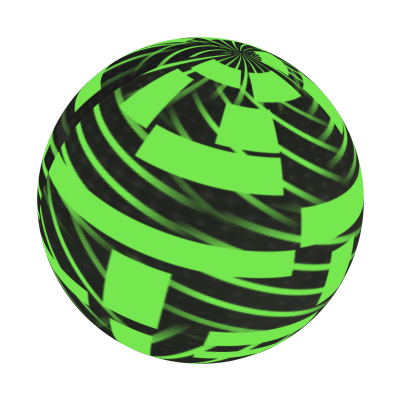
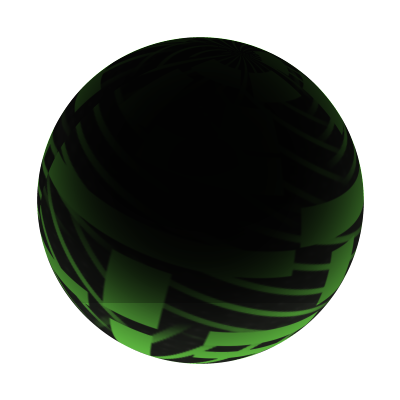
Layer changes from the first 400px x 400px image to the second:
showed "Shadow copy", painted on it over [37, 37, 364, 364]
showed "Shadow", painted on it over [37, 37, 364, 364]
